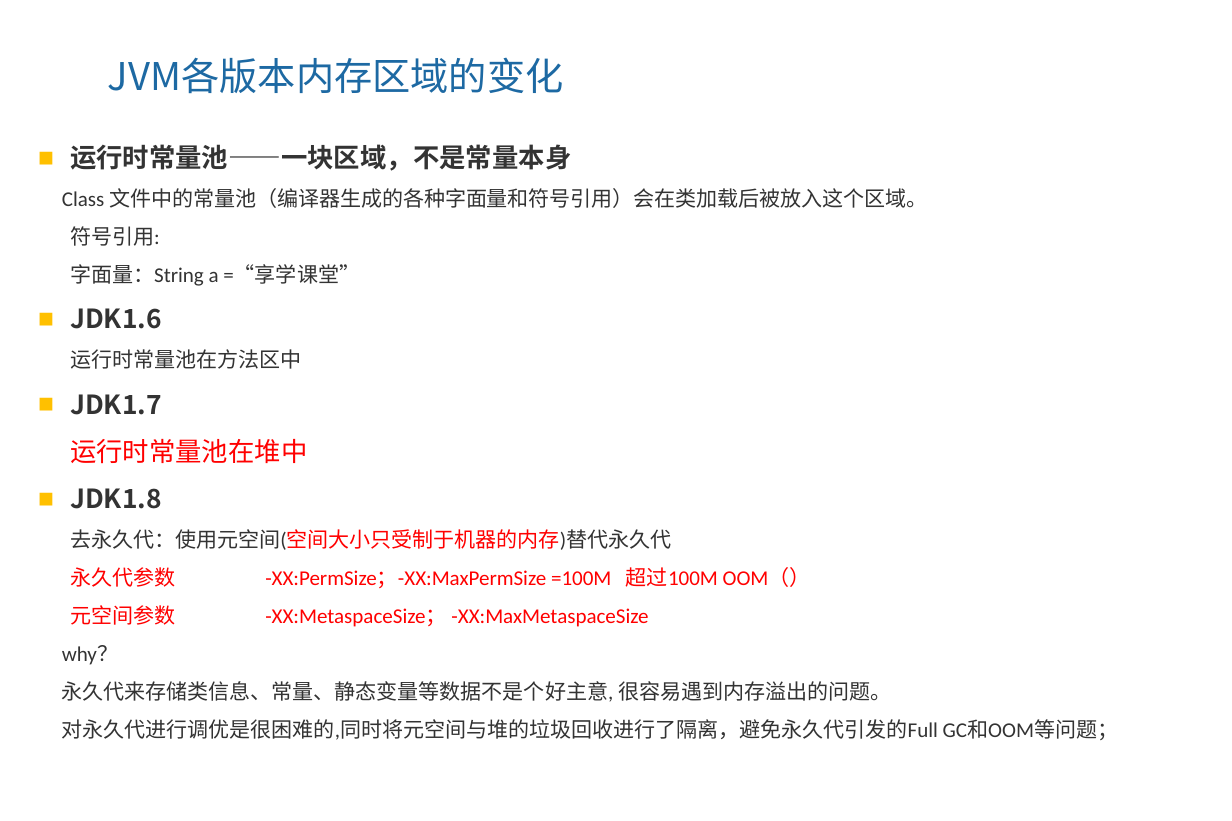
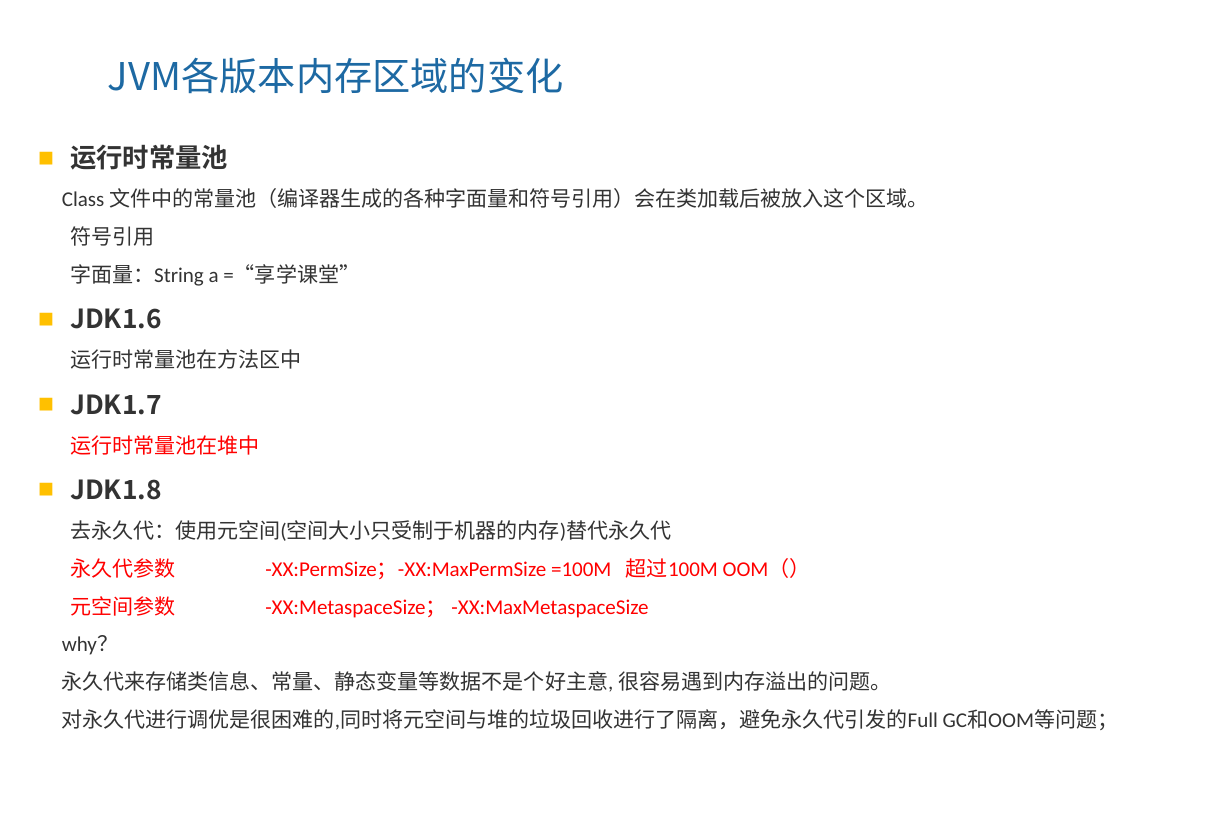
Before and after one commit to ZhangShenao/architect, a slide deck: slide 15 of architect/jvm/1、虚拟机的前世今生，深入理解JVM内存区域.pptx. Drawn at 1232x821 pixels with LibreOffice and Linux fonts; fonts in the diff are those of the drawing; background and template pictures are left out. Boxes give left, top, right and bottom in pixels: in the first picture for what was removed or moved away, otherwise in the second. Text is boxed around its words. In the diff, an @@ line names an element or a change of style, - is before the commit and + after.

```diff
--- a/architect/jvm/1、虚拟机的前世今生，深入理解JVM内存区域.pptx
+++ b/architect/jvm/1、虚拟机的前世今生，深入理解JVM内存区域.pptx
@@ text at [70, 144, 228, 170]: text changed @@
-  ■ 运行时常量池——一块区域，不是常量本身
+  ■ 运行时常量池
@@ text at [70, 226, 154, 246]: text changed @@
-  符号引用:
+  符号引用
@@ text at [70, 435, 671, 541]: size 20 to 16 pt in "运行时常量池在堆中"; text colour #FF0000 to #333333 in "去永久代：使用元空间(空间大小只受制于机器的内存)替代永久代" @@
```
Also in this commit, not shown: 12 other slides changed, 5 other files.
